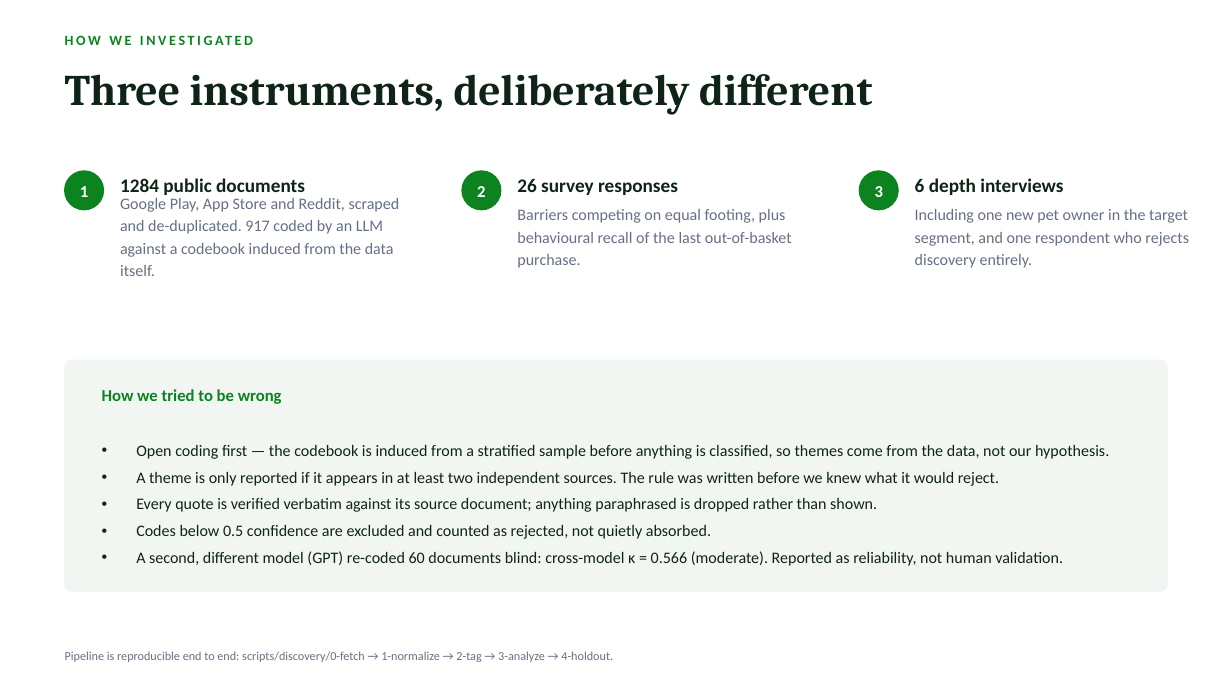
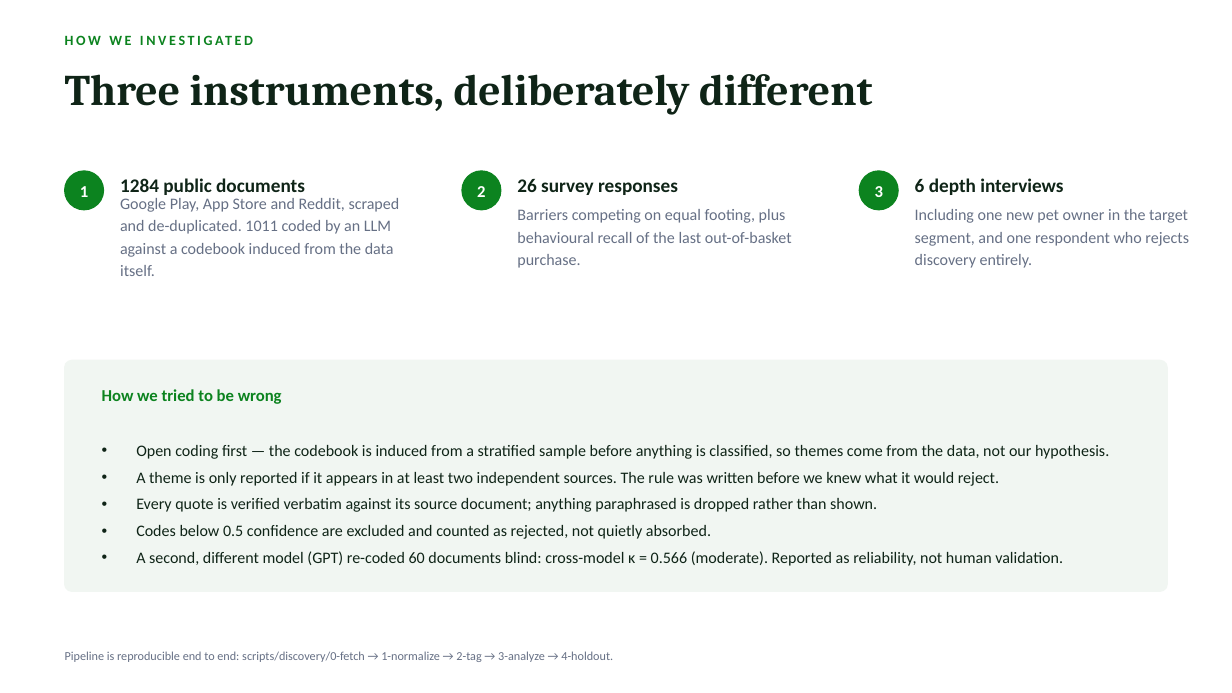
Before and after one commit to MayankSinghRaghav/Blinkit_Moments, a slide deck: slide 3 of deck/Blinkit-Moments-Fellowship.pptx. Drawn at 1232x693 pixels with LibreOffice and Linux fonts; fonts in the diff are those of the drawing. Boxes give left, top, right and bottom in pixels: in the first picture for what was removed or moved away, otherwise in the second. Text is boxed around its words. In the diff, an @@ line names an element or a change of style, - is before the commit and + after.

```diff
--- a/deck/Blinkit-Moments-Fellowship.pptx
+++ b/deck/Blinkit-Moments-Fellowship.pptx
@@ text at (120,198,400,276): text changed @@
-Google Play, App Store and Reddit, scraped and de-duplicated. 917 coded by an LLM against a codebook induced from the data itself.
+Google Play, App Store and Reddit, scraped and de-duplicated. 1011 coded by an LLM against a codebook induced from the data itself.
```
Also in this commit, not shown: 2 other slides changed, 5 other files.
